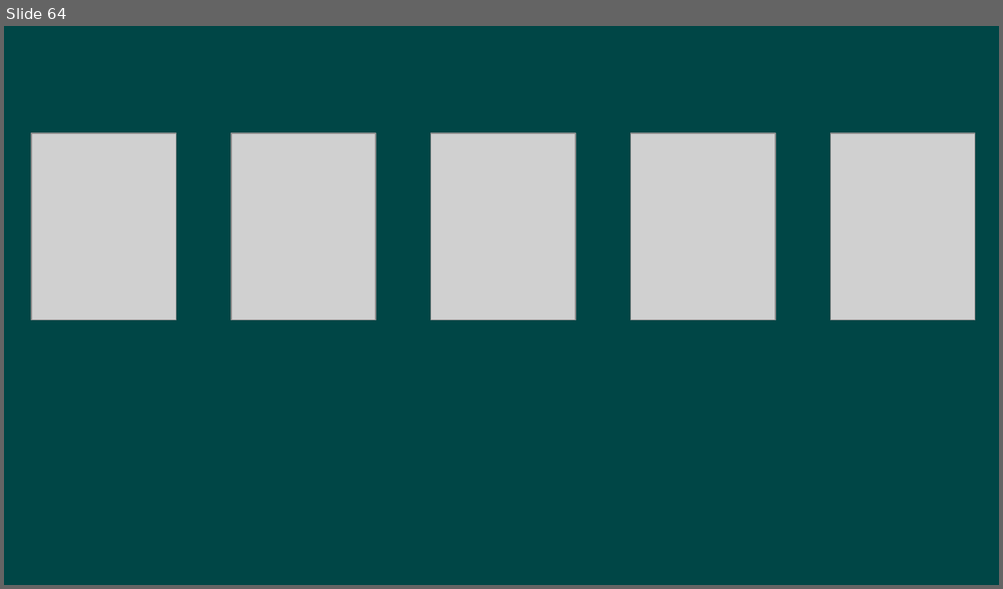
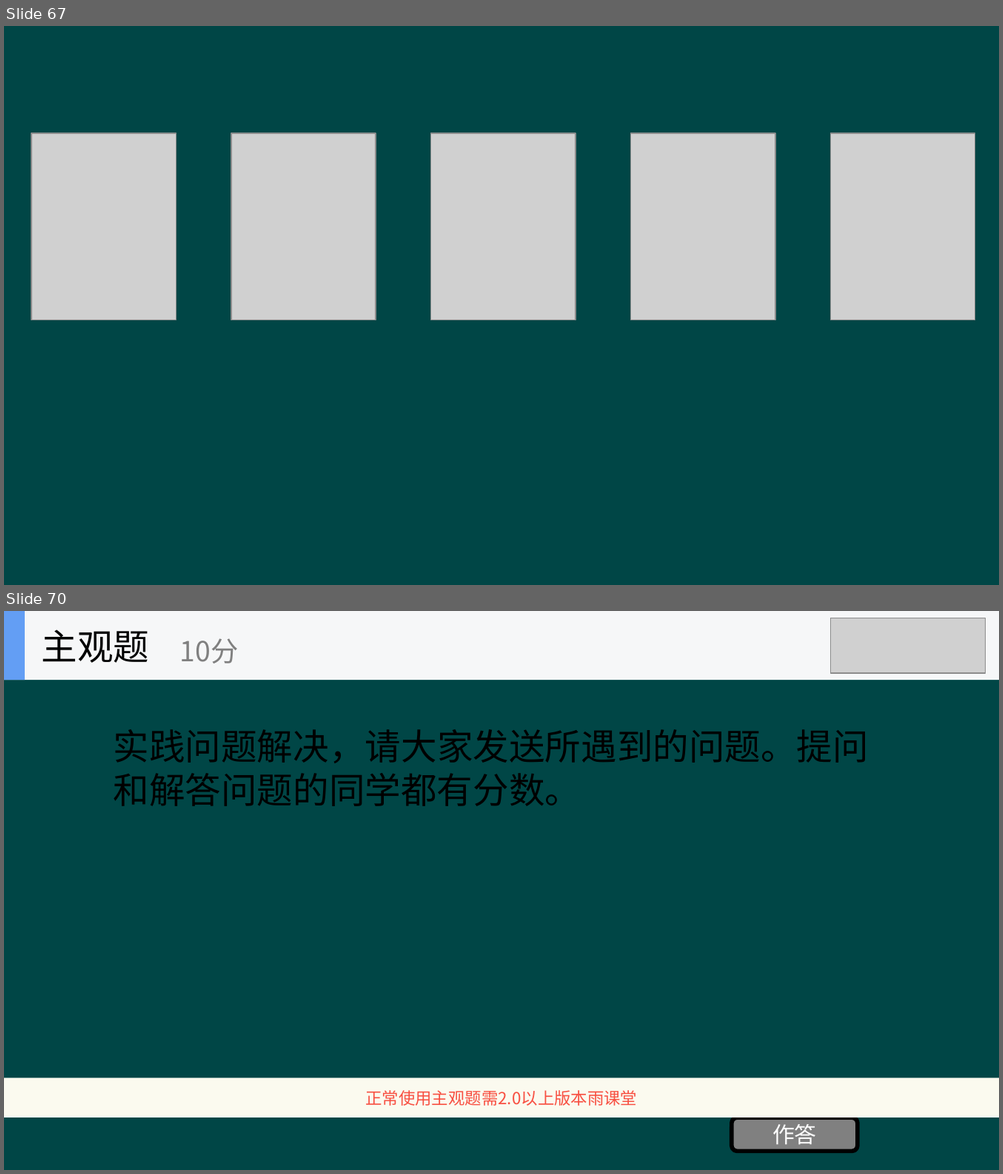
Before and after one commit to hanhonglei/Course_GameEngine, a slide deck: Slides/Principle/3 角色动画/3 角色动画.pptx. Shown one above the other, each under a label of ours: slide 64 before the commit, slides 67 and 70 after it; the slides between them are not shown. The pictures are 1003x589 and 1003x1174 pixels, drawn with LibreOffice and Linux fonts; fonts in the diff are those of the drawing; grey boxes stand for pictures; background and template pictures are left out. Boxes give left, top, right and bottom in pixels: in the first picture for what was removed or moved away, otherwise in the second. Text is boxed around its words. In the diff, an @@ line names an element or a change of style, - is before the commit and + after.

```diff
--- a/Slides/Principle/3 角色动画/3 角色动画.pptx
+++ b/Slides/Principle/3 角色动画/3 角色动画.pptx
@@ slide 70 added at <box>4,611,999,1170</box>, background #004646 @@
@@ picture added at <box>831,618,986,674</box> @@
@@ group added at <box>4,611,999,680</box>: 2 rectangles, 2 texts @@
+主观题
+10分
@@ text added at <box>114,729,868,806</box>, 26 pt, text #000000 @@
+实践问题解决，请大家发送所遇到的问题。提问和解答问题的同学都有分数。
@@ rectangle added at <box>4,1079,999,1118</box>, fill #FBFAEF, 12 pt, text #F84F41 @@
+正常使用主观题需2.0以上版本雨课堂
@@ rounded rectangle added at <box>731,1118,857,1152</box>, fill #808080, outline #000000 3 pt, 16 pt, text #FFFFFF @@
+作答
@@ what was slide 64 is now slide 67 @@
```
Also in this commit, not shown: 1 slide changed, 5 other slides added, 18 other files.
